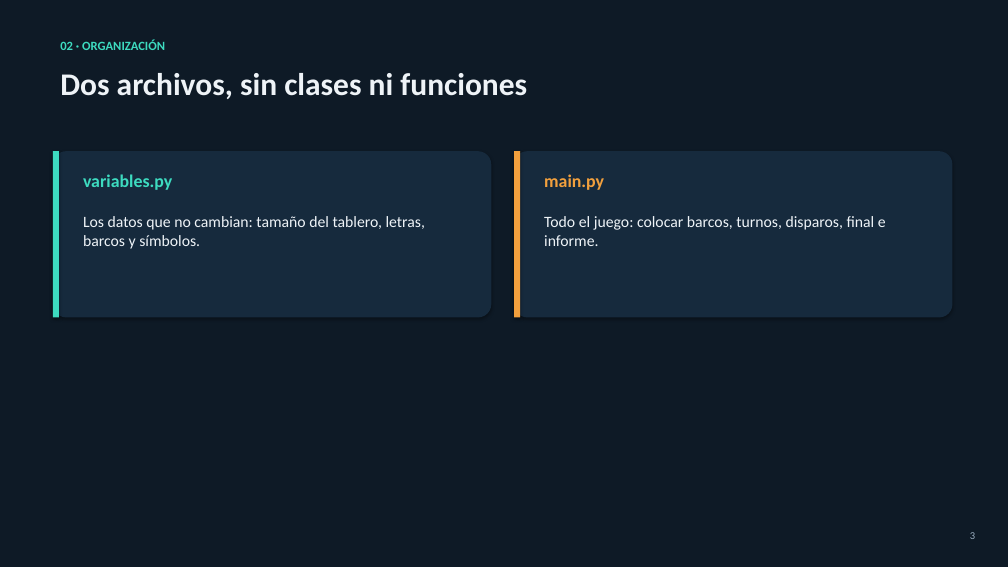
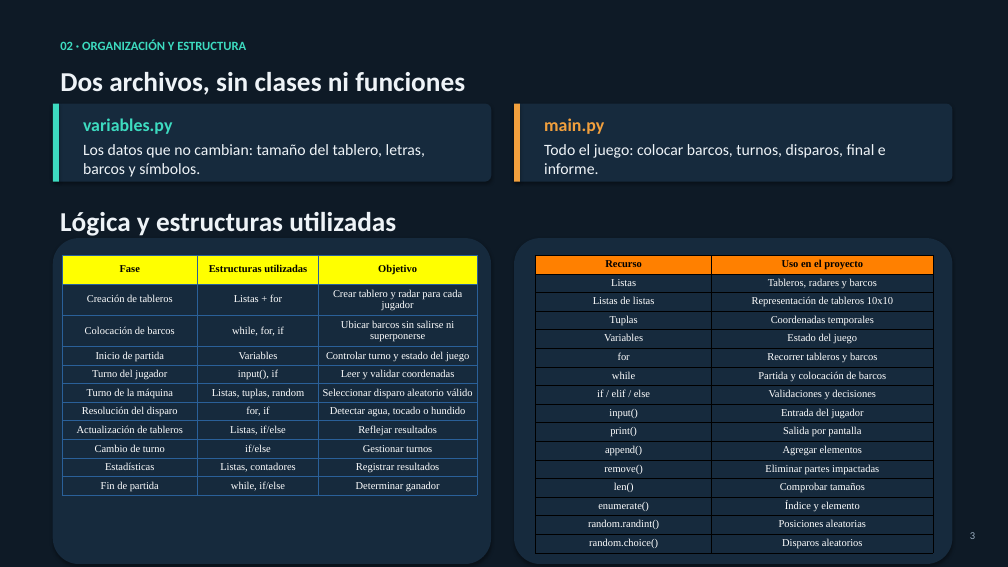
Before and after one commit to GeraFabiKu/Desafio-Hundir-La-Flota, a slide deck: slide 3 of PRESENTACION.pptx. Drawn at 1008x567 pixels with LibreOffice and Linux fonts; fonts in the diff are those of the drawing. Boxes give left, top, right and bottom in pixels: in the first picture for what was removed or moved away, otherwise in the second. Text is boxed around its words. In the diff, an @@ line names an element or a change of style, - is before the commit and + after.

```diff
--- a/PRESENTACION.pptx
+++ b/PRESENTACION.pptx
@@ text at (60,39,246,50): text changed @@
-02 · ORGANIZACIÓN
+02 · ORGANIZACIÓN Y ESTRUCTURA
@@ text "Dos archivos, sin clases ni ..." at (60,72,465,95): size 30 to 26 pt @@
@@ rounded rectangle: place and size @@
-rounded rectangle at (53,151,492,318)
+rounded rectangle at (53,104,492,181)
@@ rectangle: place and size @@
-rectangle at (53,151,59,318)
+rectangle at (53,104,59,181)
@@ text "variables.py": place and size @@
-text "variables.py" at (83,174,172,190)
+text "variables.py" at (83,118,172,134)
@@ rounded rectangle: place and size @@
-rounded rectangle at (514,151,953,318)
+rounded rectangle at (514,104,953,181)
@@ rectangle: place and size @@
-rectangle at (514,151,520,318)
+rectangle at (514,104,520,181)
@@ text "main.py": place and size @@
-text "main.py" at (544,174,604,190)
+text "main.py" at (544,118,604,134)
@@ text "Los datos que no cambian: ...": place and size @@
-text "Los datos que no cambian: ..." at (83,216,425,249)
+text "Los datos que no cambian: ..." at (83,144,425,177)
@@ text "Todo el juego: colocar barcos, ...": place and size @@
-text "Todo el juego: colocar barcos, ..." at (544,216,886,246)
+text "Todo el juego: colocar barcos, ..." at (544,144,886,174)
@@ rounded rectangle added at (53,238,492,564), fill #162A3D @@
@@ text added at (60,212,396,236), 26 pt, text #EEF3F7, bold @@
+Lógica y estructuras utilizadas
@@ rounded rectangle added at (514,238,953,564), fill #162A3D @@
@@ table added at (62,255,478,555), 11 rows, 3 columns @@
+Fase | Estructuras utilizadas | Objetivo
+Creación de tableros | Listas + for | Crear tablero y radar para cada jugador
+Colocación de barcos | while, for, if | Ubicar barcos sin salirse ni superponerse
+Inicio de partida | Variables | Controlar turno y estado del juego
+Turno del jugador | input(), if | Leer y validar coordenadas
+Turno de la máquina | Listas, tuplas, random | Seleccionar disparo aleatorio válido
+Resolución del disparo | for, if | Detectar agua, tocado o hundido
+Actualización de tableros | Listas, if/else | Reflejar resultados
+Cambio de turno | if/else | Gestionar turnos
+Estadísticas | Listas, contadores | Registrar resultados
+Fin de partida | while, if/else | Determinar ganador
@@ table added at (536,256,933,553), 16 rows, 2 columns @@
+Recurso | Uso en el proyecto
+Listas | Tableros, radares y barcos
+Listas de listas | Representación de tableros 10x10
+Tuplas | Coordenadas temporales
+Variables | Estado del juego
+for | Recorrer tableros y barcos
+while | Partida y colocación de barcos
+if / elif / else | Validaciones y decisiones
+input() | Entrada del jugador
+print() | Salida por pantalla
+append() | Agregar elementos
+remove() | Eliminar partes impactadas
+len() | Comprobar tamaños
+enumerate() | Índice y elemento
+random.randint() | Posiciones aleatorias
+random.choice() | Disparos aleatorios
```
Also in this commit, not shown: 5 other slides changed, 11 other files.
